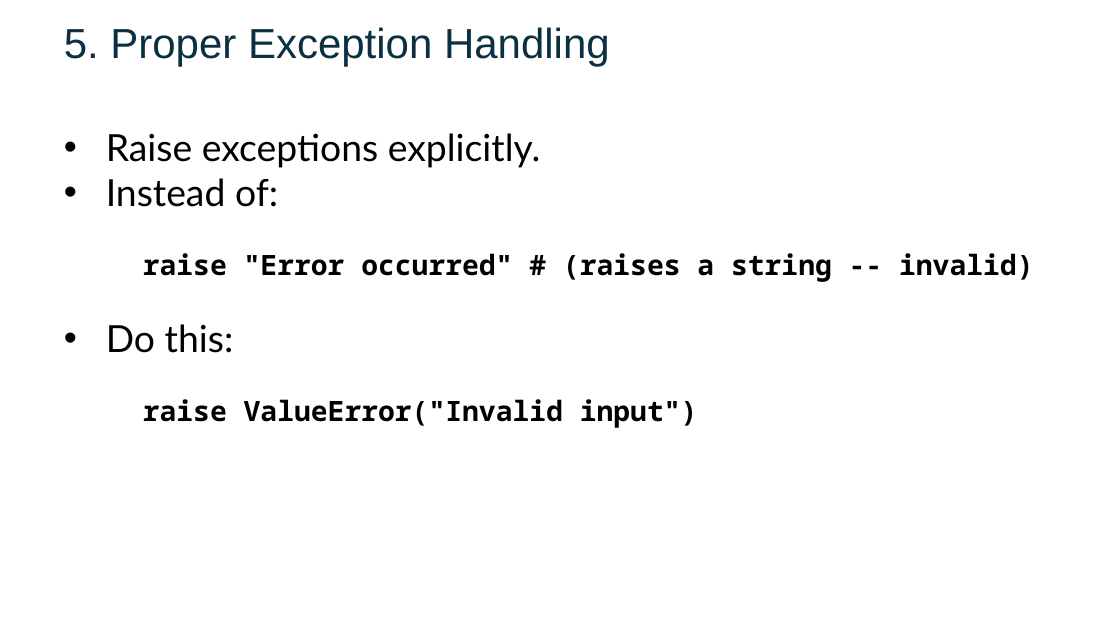
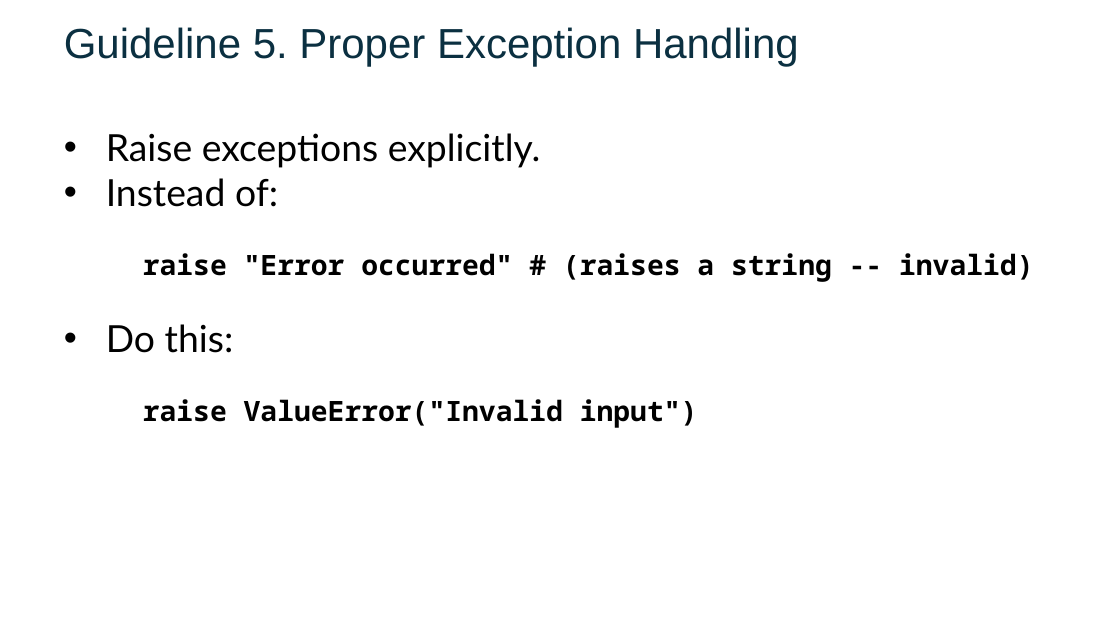
Before and after one commit to FSCJ-FacultyDev/SWC-Columbus-2025, a slide deck: slide 34 of Slides-Day1.pptx. Drawn at 1120x630 pixels with LibreOffice and Linux fonts; fonts in the diff are those of the drawing; background and template pictures are left out. Boxes give left, top, right and bottom in pixels: in the first picture for what was removed or moved away, otherwise in the second. Text is boxed around its words. In the diff, an @@ line names an element or a change of style, - is before the commit and + after.

```diff
--- a/Slides-Day1.pptx
+++ b/Slides-Day1.pptx
@@ text at (64,27,799,67): text changed @@
-5. Proper Exception Handling
+Guideline 5. Proper Exception Handling
```
Also in this commit, not shown: 7 other slides changed, 2 other files.
